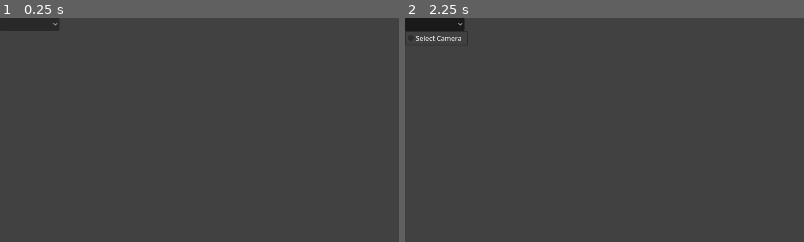
Above: before the commit, frames 1-2 (left to right).
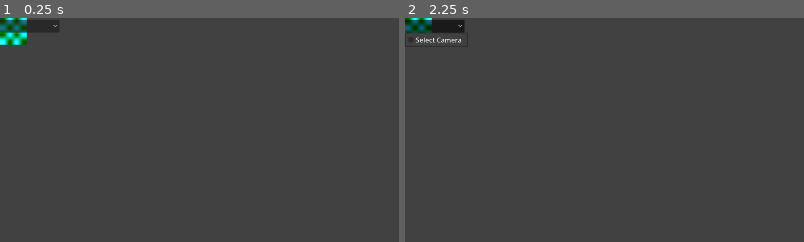
Above: after the commit, the same moments.

Repository: JOACCE/JOACCE-Beta
Game: Godot game, scene res://scenes/character_creation/camera_select/camera_select.tscn
The game is run twice, just before and just after one commit, with the same random seed, the same clock (stepped at 60 frames per second) and the same inputs. The project has no main scene, so this scene is started directly.
Inputs (mouse positions are % of the whole screen's width and height, from its top left; square brackets give the same spot before the commit, where the layout moved):
- Up to frame 1 (0.25 s): no input
- Up to frame 2 (2.25 s): click (4, 2) [4, 1] at 0.5 s; click (4, 2) [4, 1] at 1.25 s; click (4, 2) [4, 1] at 2 s
The pictures show only the part of the screen within x 0-50%, y 0-50%; the shares and areas given below are measured in that part.

The runs differ from the first frame. In frame 1, 0.8% of the frame differs, in the area x 0-15%, y 0-13%; in frame 2, 0.8%.

Commit message:
Update camera_select.tscn

Diff:
--- a/joacce/scenes/character_creation/camera_select/camera_select.tscn
+++ b/joacce/scenes/character_creation/camera_select/camera_select.tscn
@@ -1,6 +1,7 @@
 [gd_scene format=3 uid="uid://jtuygkdyyogi"]
 
 [ext_resource type="Texture2D" uid="uid://i5qjdsyxb7iy" path="res://assets/background.png" id="1_wpbxj"]
+[ext_resource type="PackedScene" uid="uid://c0t8baf72a4tj" path="res://scenes/character_creation/camera/camera.tscn" id="2_3waco"]
 
 [node name="CameraSelect" type="Node2D" unique_id=1706868323]
 
@@ -22,6 +23,12 @@
 grow_horizontal = 2
 grow_vertical = 2
 
+[node name="PanelContainer" type="PanelContainer" parent="UI/VBoxContainer" unique_id=1721138079]
+layout_mode = 2
+
+[node name="Camera" parent="UI/VBoxContainer/PanelContainer" unique_id=1170137919 instance=ExtResource("2_3waco")]
+layout_mode = 2
+
 [node name="ButtonContainer" type="HBoxContainer" parent="UI/VBoxContainer" unique_id=2136127819]
 layout_mode = 2
 
